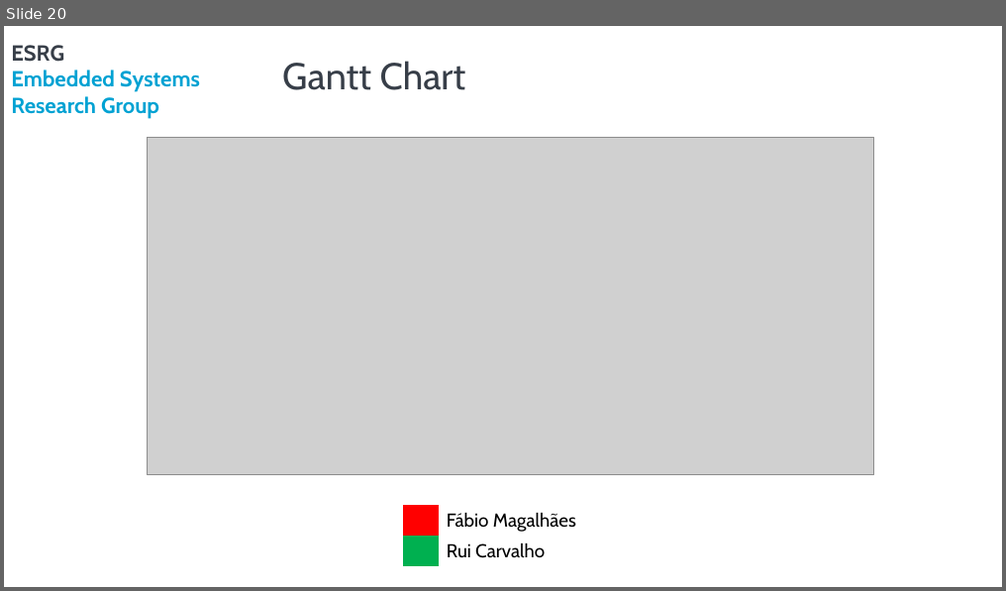
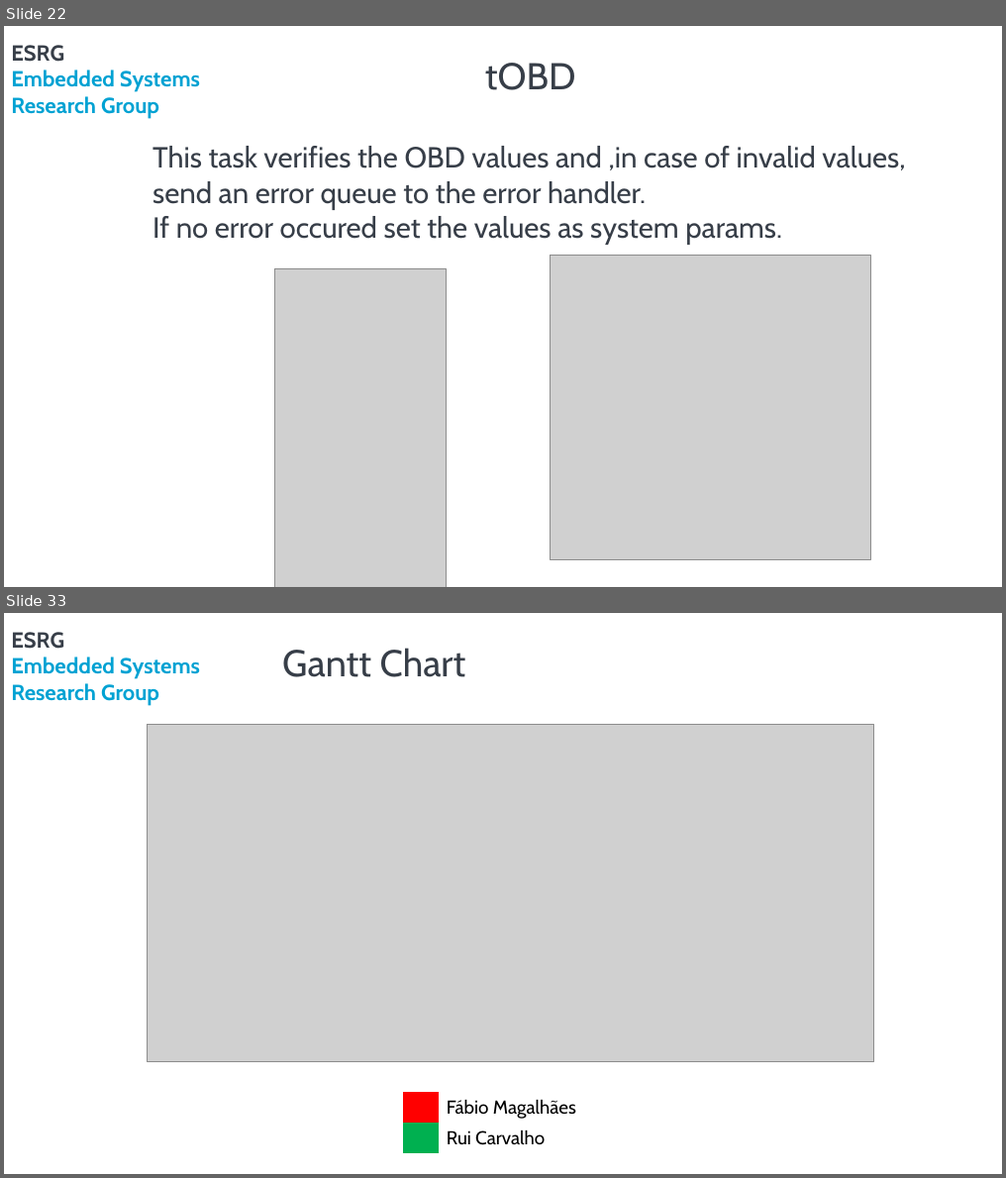
Before and after one commit to rpcarvalho/PSE, a slide deck: Reports/AnalysisApresentation_A75030_FabioMagalhaes_A76279_RuiCarvalho.pptx. Shown one above the other, each under a label of ours: slide 20 before the commit, slides 22 and 33 after it; the slides between them are not shown. The pictures are 1006x591 and 1006x1178 pixels, drawn with LibreOffice and Linux fonts; fonts in the diff are those of the drawing; grey boxes stand for pictures; background and template pictures are left out. Boxes give left, top, right and bottom in pixels: in the first picture for what was removed or moved away, otherwise in the second. Text is boxed around its words. In the diff, an @@ line names an element or a change of style, - is before the commit and + after.

```diff
--- a/Reports/AnalysisApresentation_A75030_FabioMagalhaes_A76279_RuiCarvalho.pptx
+++ b/Reports/AnalysisApresentation_A75030_FabioMagalhaes_A76279_RuiCarvalho.pptx
@@ slide 22 added at box(4, 26, 1002, 587), background #FFFFFF; not listed: 2 template elements that a slide beside it also shows @@
@@ title added at box(485, 63, 576, 90), 36 pt, text #373E48 @@
+tOBD
@@ text added at box(152, 146, 905, 245), 28 pt, text #373E48 @@
+This task verifies the OBD values and ,in case of invalid values, send an error queue to the error handler.
+If no error occured set the values as system params.
@@ picture added at box(550, 255, 871, 561) @@
@@ picture added at box(275, 269, 447, 587) @@
@@ what was slide 20 is now slide 33 @@
```
Also in this commit, not shown: 6 slides changed, 23 other slides added, 11 slides removed, 1 other file.
